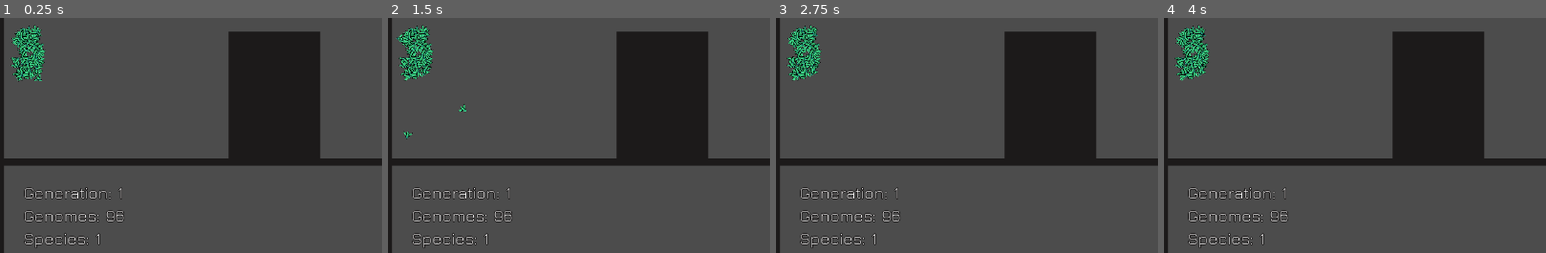
Above: before the commit, frames 1-4 (left to right).
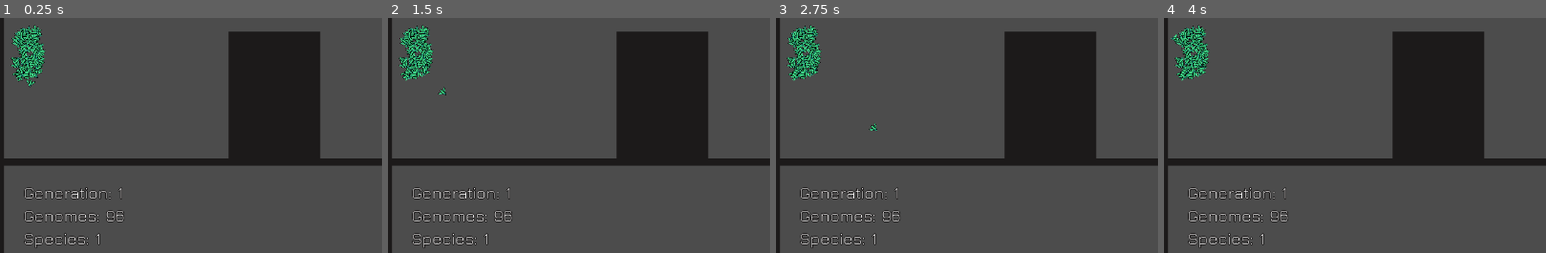
Above: after the commit, the same moments.

Repository: a0x77ry/plasmata
Game: Godot game, scene res://level1.tscn
Two runs of this game, one before a commit and one after it. Both use one fixed random seed, a clock stepped at 60 frames per second and the inputs below.
Inputs:
- Up to frame 1 (0.25 s): no input
- Up to frame 2 (1.5 s): tap Enter (ui_accept) at 0.5, 0.77 s; click "Pause when solved" at 1.25 s
- Up to frame 3 (2.75 s): no input
- Up to frame 4 (4 s): no input
The pictures show only the part of the screen within x 0-50%, y 37-87%; the shares and areas given below are measured in that part.

The runs differ from the first frame. In frame 1, 0.3% of the frame differs, in the area x 3-12%, y 4-30%; in frame 2, 0.5%, in the area x 2-21%, y 3-52%; in frame 3, 0.4%; in frame 4, 0.4%.

Commit message:
Add two more raycasts as inputs. Improve stale death condition

Diff:
--- a/level1.tscn
+++ b/level1.tscn
@@ -333,7 +333,6 @@
 Press space to start"
 align = 1
 valign = 1
-percent_visible = -0.0454545
 
 [node name="TimeScale" type="VBoxContainer" parent="UI"]
 margin_left = 63.0
--- a/scripts/agent.gd
+++ b/scripts/agent.gd
@@ -14,6 +14,8 @@
 const TIME_TO_FITNESS_MULTIPLICATOR = 120
 
 onready var ray_forward = get_node("ray_forward")
+onready var ray_left = get_node("ray_left")
+onready var ray_right = get_node("ray_right")
 onready var ray_f_up_right = get_node("ray_f_up_right")
 onready var ray_f_down_right = get_node("ray_f_down_right")
 # onready var timer = get_parent().get_node("Timer")
@@ -80,6 +82,16 @@
     # ray_f_distance = distance / ray_forward.cast_to.x
     ray_f_distance = (ray_forward.cast_to.x - distance) / ray_forward.cast_to.x
 
+  var ray_left_distance = 0.0 # is was 1.0
+  if ray_left.is_colliding():
+    var distance = global_position.distance_to(ray_left.get_collision_point())
+    ray_left_distance = (abs(ray_left.cast_to.y) - distance) / abs(ray_left.cast_to.y)
+
+  var ray_right_distance = 0.0 # is was 1.0
+  if ray_right.is_colliding():
+    var distance = global_position.distance_to(ray_right.get_collision_point())
+    ray_right_distance = (ray_right.cast_to.y - distance) / ray_right.cast_to.y
+
   var ray_f_up_right_distance = 0.0
   if ray_f_up_right.is_colliding():
     var distance = global_position.distance_to(ray_f_up_right.get_collision_point())
@@ -98,13 +110,23 @@
 
   var fitness = curve.get_closest_offset(position) / curve.get_baked_length()
 
+  var go_forward_input = nn_speed
+  var go_right_input = nn_rotation
+
   var inp_dict = {"rotation": newrot,
-      "inverse_rotation": invrot,
-      "time_since_birth": time_since_birth, "pos_x": norm_pos_x,
-      "pos_y": norm_pos_y, "ray_f_distance": ray_f_distance,
-      "ray_f_up_right_distance": ray_f_up_right_distance,
-      "ray_f_down_right_distance": ray_f_down_right_distance,
-      "fitness": fitness}
+        "inverse_rotation": invrot,
+        "time_since_birth": time_since_birth,
+        "pos_x": norm_pos_x,
+        "pos_y": norm_pos_y,
+        "ray_f_distance": ray_f_distance,
+        "ray_f_up_right_distance": ray_f_up_right_distance,
+        "ray_f_down_right_distance": ray_f_down_right_distance,
+        "ray_left_distance": ray_left_distance,
+        "ray_right_distance": ray_right_distance,
+        "fitness": fitness,
+        "go_right_input": go_right_input,
+        "go_forward_input": go_forward_input
+      }
 
   var activated_input_dict := {}
   for input in nn_activated_inputs:
@@ -133,6 +155,7 @@
   # var real_speed = 200.0 if nn_speed > 0 else 0.0
   velocity = Vector2(real_speed, 0).rotated(rotation)
 
+
 func finish(time_left: float):
   reached_the_end = true
   time_left_when_finished = time_left
--- a/scripts/genome.gd
+++ b/scripts/genome.gd
@@ -3,12 +3,11 @@
 const MUTATION_RATE = 0.8 # original: 0.8
 const WEIGHT_SHIFT_RATE = 0.9
 const EXPECTED_MUTATED_GENE_RATE = 0.1
-const EXPECTED_DISABLING_RATE = EXPECTED_MUTATED_GENE_RATE / 2
+const EXPECTED_DISABLING_RATE = EXPECTED_MUTATED_GENE_RATE / 3
 const MUTATION_STANDARD_DEVIATION = 2.0
 const ORIGINAL_WEIGHT_VALUE_LIMIT = 2.0
-const ADD_LINK_RATE = 0.3
+const ADD_LINK_RATE = 0.3 # original : 0.3
 const ADD_NODE_RATE = 0.15 # original : 0.25
-const NEGATIVE_RATE = 0.1
 
 var input_nodes
 var hidden_nodes
@@ -17,7 +16,9 @@
 var fitness
 var population
 var tint: Color = Color(1.0, 1.0, 1.0)
-var gen_num # the gen of the species
+# var gen_num # the gen of the species
+var genome_id: int
+var species_id: int
 
 var adjusted_fitness
 var random = RandomNumberGenerator.new()
@@ -31,7 +32,9 @@
   output_nodes = _output_nodes
   links = _links
   fitness = _fitness
-  gen_num = population.generation
+  # gen_num = population.generation
+  genome_id = population.generate_UIN()
+  species_id = -1
 
   # input_nodes.append(InputNode.new(population.add_UIN(0), "bias"))
 
--- a/scripts/level1.gd
+++ b/scripts/level1.gd
@@ -28,13 +28,17 @@
 var input_names = [
   "rotation",
   # "inverse_rotation",
-  "time_since_birth",
-  "pos_x",
-  "pos_y",
+  # "time_since_birth",
+  # "pos_x",
+  # "pos_y",
   "ray_f_distance",
   "ray_f_up_right_distance",
   "ray_f_down_right_distance",
-  "fitness"
+  "ray_left_distance",
+  "ray_right_distance",
+  "fitness",
+  # "go_right_input",
+  # "go_forward_input"
 ]
 var output_names = [
   "go_right",
--- a/scripts/population.gd
+++ b/scripts/population.gd
@@ -3,7 +3,8 @@
 const C1 := 0.5
 const C2 := 0.5
 const C3 := 0.4
-const dt := 1.0 # distance, original 0.35
+const dt := 5.4 # distance, original 0.35
+# const dt := 0.3 # distance, original 0.35
 
 const Species = preload("res://scripts/species.gd")
 const Genome = preload("res://scripts/genome.gd")
@@ -102,21 +103,24 @@
     # Calculate the avg_fitness and append it to the array
     sp.calculate_avg_fitness()
   calculate_all_species_adj_fitness()
+  for sp in species:
+    sp.parent_genomes = []
   distribute_parents(total_pop * selection_rate)
   kill_empty_species()
   fill_parent_genomes()
 
 func distribute_parents(total_parents):
   var parents_num_remainder = 0.0
-  for sp in species:
-    sp.parent_genomes = []
-  for sp in species:
-    sp.population_fraction = sp.total_adjusted_fitness / all_species_adj_fitness
-    var real_p_num = sp.population_fraction * total_parents
+  var distributed = false
+  for sp in species:
+    sp.population_fraction = float(sp.total_adjusted_fitness / all_species_adj_fitness)
+    var real_p_num = float(sp.population_fraction * total_parents)
     parents_num_remainder += real_p_num - floor(real_p_num)
     var parents_number = int(floor(real_p_num))
-    sp.select_in_species(parents_number)
-  if parents_num_remainder >= 1.0:
+    if parents_number > 0:
+      sp.select_in_species(parents_number)
+      distributed = true
+  if parents_num_remainder > 1.0 and distributed == true:
     distribute_parents(parents_num_remainder)
 
 func calculate_all_species_adj_fitness():
@@ -132,7 +136,7 @@
       species_to_erase.append(sp)
   for sp_to_erase in species_to_erase:
     for member in sp_to_erase.members:
-      member.gen_num = -1
+      member.species_id = -1
     species.erase(sp_to_erase) # remove any species with zero members or parent members
 
 func fill_parent_genomes():
@@ -234,8 +238,6 @@
           + (C3 * avg_weight_diff)
       # if compatibility_distance < dt && compatibility_distance < closest_species["cd"] && !(genome.gen_num == sp.creation_gen):
       #   print("gen_num = %s, creation_gen = %s" % [genome.gen_num, sp.creation_gen])
-      if genome.gen_num == -1:
-        print("It's -1")
       if species.size() > 14:
         print("Species: more than 14")
       var compatibility_distance_limit
@@ -243,8 +245,9 @@
         compatibility_distance_limit = dt + ((species.size()-1) * 0.015) * pow(species.size()-1, 2)
       else:
         compatibility_distance_limit = dt
-      if compatibility_distance < compatibility_distance_limit && compatibility_distance < closest_species["cd"] \
-            && (genome.gen_num == sp.creation_gen || genome.gen_num == -1): # -1 means these are orphaned genomes
+      if compatibility_distance < compatibility_distance_limit \
+           && compatibility_distance < closest_species["cd"] \
+           && (genome.species_id == sp.species_id || genome.species_id == -1): # -1 means these are orphaned genomes
         is_different_species = false
         closest_species = {"species": sp, "cd": compatibility_distance}
         # break # we don't want a genome to belong to 2 different species
@@ -256,12 +259,14 @@
 func add_new_species(genome):
   var sp = Species.new(self, genome, [genome])
   genome.tint = sp.tint
-  genome.gen_num = sp.creation_gen
+  # genome.gen_num = sp.creation_gen
+  genome.species_id = sp.species_id
   species.append(sp)
 
 func add_member_to_species(sp, genome):
   sp.members.append(genome)
-  genome.gen_num = sp.creation_gen
+  # genome.gen_num = sp.creation_gen
+  genome.species_id = sp.species_id
   genome.tint = sp.tint
   # genome.comp_distance = cd
 
--- a/scripts/species.gd
+++ b/scripts/species.gd
@@ -1,6 +1,6 @@
 class_name Species
 
-const STALE_GENS_BEFORE_DEATH = 20
+const STALE_GENS_BEFORE_DEATH = 300
 const REQUIRED_SPECIES_IMPROVEMENT = 50
 const SELECTION_RATE = 0.3
 const CROSSOVER_RATE = 0.75
@@ -25,10 +25,11 @@
 var tint: Color
 var creation_gen: int
 var population_fraction
+var species_id: int
 
 
 func _init(_population, _prototype, _members=[], _parent_genomes=[], _avg_fitness=[],
-    _total_adjusted_fitness=0):
+      _total_adjusted_fitness=0):
   random.randomize()
   population = _population
   prototype = _prototype
@@ -37,7 +38,8 @@
   avg_fitness = _avg_fitness
   total_adjusted_fitness = _total_adjusted_fitness
   tint = Color(random.randf(), random.randf(), random.randf())
-  creation_gen = population.generation
+  # creation_gen = population.generation
+  species_id = prototype.genome_id
 
 
 func share_fitness():
@@ -93,8 +95,18 @@
     avg_fitness.push_back(total_fitness / float(top_members.size())) # same as append
 
 func empty_stale_spieces():
-  if avg_fitness.size() > STALE_GENS_BEFORE_DEATH:
-    if avg_fitness[-1] - avg_fitness[0] < REQUIRED_SPECIES_IMPROVEMENT:
+  if avg_fitness.size() >= STALE_GENS_BEFORE_DEATH:
+    var avg_last_avg_fitness
+    var avg_first_avg_fitness
+    var total_last_avg_fitness = 0
+    var total_first_avg_fitness = 0
+    for i in range(0, 5):
+      total_last_avg_fitness += avg_fitness[-(i+1)]
+      total_first_avg_fitness += avg_fitness[i]
+    avg_last_avg_fitness = total_last_avg_fitness / 5
+    avg_first_avg_fitness = total_first_avg_fitness / 5
+    print("Last avg_fitness: %s, First: %s" % [avg_last_avg_fitness, avg_first_avg_fitness])
+    if avg_last_avg_fitness - avg_first_avg_fitness < REQUIRED_SPECIES_IMPROVEMENT:
       members = [] # if there is no improvement after some generations kill the species
 
 
@@ -155,7 +167,8 @@
   for _i in offspring_number:
     var crossed_genome = Genome.new(population)
 
-    crossed_genome.gen_num = fittest_parent.gen_num
+    crossed_genome.species_id = fittest_parent.species_id
+    crossed_genome.genome_id = fittest_parent.genome_id
     crossed_genome.tint = fittest_parent.tint
 
     # inherit nodes from the fittest parent
